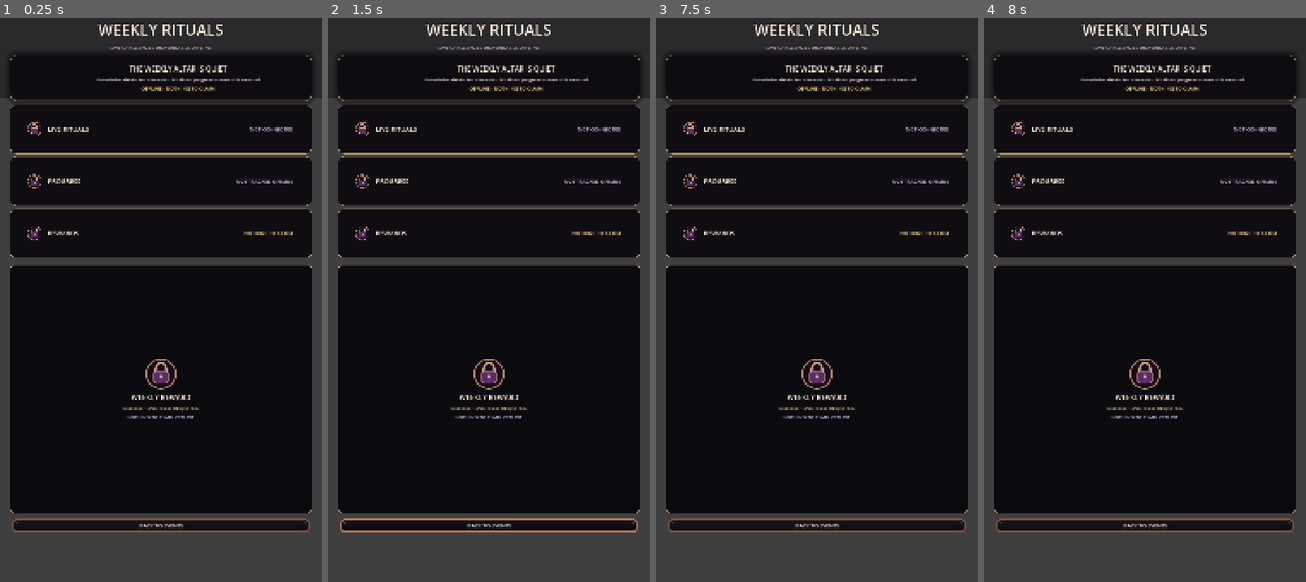
Above: before the commit, frames 1-4 (left to right).
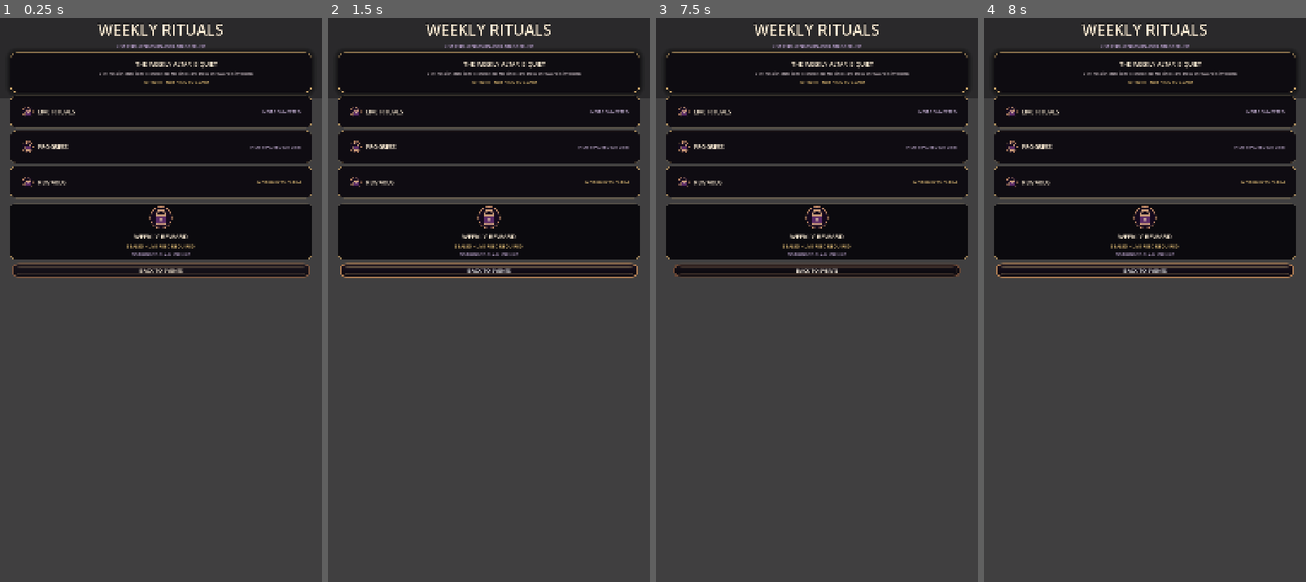
Above: after the commit, the same moments.

Repository: Jay-prodesign/akilta-match3
Game: Godot game, scene res://src/ui/missions/weekly_missions_screen.tscn
Two runs of this game, one before a commit and one after it. Both use one fixed random seed, a clock stepped at 60 frames per second and the inputs below. This scene is started directly instead of the project's main scene.
Inputs (mouse positions are in pixels of both pictures, inside the frame that each line leads up to):
- Up to frame 1 (0.25 s): no input
- Up to frame 2 (1.5 s): tap Enter at 0.5 s; move the mouse to (559, 266) at 0.52 s; click (559, 266) at 0.67 s; click "BACK TO EVENTS" at 1.25 s
- Up to frame 3 (7.5 s): drag from (752, 322) to (800, 412) at 2.02 s; move the mouse to (849, 170) at 2.77 s; click (849, 170) at 2.92 s; drag from (800, 412) to (720, 209) at 3.52 s; move the mouse to (913, 378) at 4.27 s; click (913, 378) at 4.42 s; drag from (720, 209) to (768, 153) at 5.02 s; move the mouse to (833, 294) at 5.77 s; click (833, 294) at 5.92 s; drag from (768, 153) to (752, 322) at 6.52 s; move the mouse to (887, 266) at 7.27 s; click (887, 266) at 7.42 s
- Up to frame 4 (8 s): no input

The runs differ from the first frame. In frame 1, 51% of the frame differs, in the area x 3-97%, y 4-92%; in frame 2, 51%; in frame 3, 51%; in frame 4, 51%.

Commit message:
Compact Weekly Rituals toward North Star mission density

Diff:
--- a/src/ui/missions/weekly_missions_screen.tscn
+++ b/src/ui/missions/weekly_missions_screen.tscn
@@ -122,10 +122,10 @@
 offset_left = 34.0
 offset_top = 34.0
 offset_right = -34.0
-offset_bottom = -160.0
+offset_bottom = -146.0
 grow_horizontal = 2
 grow_vertical = 2
-theme_override_constants/separation = 12
+theme_override_constants/separation = 9
 
 [node name="MetaEyebrow" type="Label" parent="MissionLayout"]
 visible = false
@@ -151,12 +151,12 @@
 theme_override_colors/font_color = Color(0.82, 0.72, 0.90, 1)
 theme_override_colors/font_outline_color = Color(0.02, 0.014, 0.028, 0.92)
 theme_override_constants/outline_size = 3
-theme_override_font_sizes/font_size = 17
+theme_override_font_sizes/font_size = 15
 text = "LIVE CHALLENGES UNAVAILABLE OFFLINE"
 horizontal_alignment = 1
 
 [node name="MissionEmptyState" type="PanelContainer" parent="MissionLayout"]
-custom_minimum_size = Vector2(0, 156)
+custom_minimum_size = Vector2(0, 132)
 layout_mode = 2
 mouse_filter = 2
 theme_override_styles/panel = SubResource("Altar")
@@ -167,7 +167,7 @@
 alignment = 1
 
 [node name="MissionRewardArt" type="TextureRect" parent="MissionLayout/MissionEmptyState/EmptyContent"]
-custom_minimum_size = Vector2(96, 96)
+custom_minimum_size = Vector2(84, 84)
 layout_mode = 2
 size_flags_vertical = 4
 expand_mode = 1
@@ -185,7 +185,7 @@
 theme_override_colors/font_color = Color(1, 0.941, 0.847, 1)
 theme_override_colors/font_outline_color = Color(0.02, 0.014, 0.028, 0.96)
 theme_override_constants/outline_size = 4
-theme_override_font_sizes/font_size = 24
+theme_override_font_sizes/font_size = 20
 text = "THE WEEKLY ALTAR IS QUIET"
 horizontal_alignment = 1
 autowrap_mode = 2
@@ -195,7 +195,7 @@
 theme_override_colors/font_color = Color(0.95, 0.89, 0.92, 1)
 theme_override_colors/font_outline_color = Color(0.02, 0.014, 0.028, 0.94)
 theme_override_constants/outline_size = 2
-theme_override_font_sizes/font_size = 15
+theme_override_font_sizes/font_size = 14
 text = "Live mission data is not connected. No timer, progress or reward is invented."
 horizontal_alignment = 1
 autowrap_mode = 2
@@ -216,7 +216,7 @@
 theme_override_colors/font_color = Color(0.95, 0.80, 0.50, 1)
 theme_override_colors/font_outline_color = Color(0.02, 0.014, 0.028, 0.94)
 theme_override_constants/outline_size = 2
-theme_override_font_sizes/font_size = 17
+theme_override_font_sizes/font_size = 15
 text = "OFFLINE · NOTHING TO CLAIM"
 horizontal_alignment = 1
 autowrap_mode = 2
@@ -227,7 +227,7 @@
 theme_override_constants/separation = 10
 
 [node name="FeedStatus" type="PanelContainer" parent="MissionLayout/MissionStatusStack"]
-custom_minimum_size = Vector2(0, 164)
+custom_minimum_size = Vector2(0, 108)
 layout_mode = 2
 mouse_filter = 2
 size_flags_vertical = 0
@@ -235,15 +235,15 @@
 
 [node name="Content" type="HBoxContainer" parent="MissionLayout/MissionStatusStack/FeedStatus"]
 layout_mode = 2
-theme_override_constants/separation = 18
+theme_override_constants/separation = 12
 
 [node name="LeftInset" type="Control" parent="MissionLayout/MissionStatusStack/FeedStatus/Content"]
-custom_minimum_size = Vector2(26, 1)
+custom_minimum_size = Vector2(14, 1)
 layout_mode = 2
 mouse_filter = 2
 
 [node name="SealIcon" type="TextureRect" parent="MissionLayout/MissionStatusStack/FeedStatus/Content"]
-custom_minimum_size = Vector2(52, 52)
+custom_minimum_size = Vector2(42, 42)
 layout_mode = 2
 mouse_filter = 2
 expand_mode = 1
@@ -254,7 +254,7 @@
 layout_mode = 2
 size_flags_horizontal = 3
 theme_override_colors/font_color = Color(1, 0.941, 0.847, 1)
-theme_override_font_sizes/font_size = 22
+theme_override_font_sizes/font_size = 20
 text = "LIVE RITUALS"
 vertical_alignment = 1
 
@@ -262,18 +262,18 @@
 custom_minimum_size = Vector2(220, 0)
 layout_mode = 2
 theme_override_colors/font_color = Color(0.86, 0.77, 0.93, 1)
-theme_override_font_sizes/font_size = 17
+theme_override_font_sizes/font_size = 15
 text = "NOT CONNECTED"
 horizontal_alignment = 2
 vertical_alignment = 1
 
 [node name="RightInset" type="Control" parent="MissionLayout/MissionStatusStack/FeedStatus/Content"]
-custom_minimum_size = Vector2(34, 1)
+custom_minimum_size = Vector2(14, 1)
 layout_mode = 2
 mouse_filter = 2
 
 [node name="ProgressStatus" type="PanelContainer" parent="MissionLayout/MissionStatusStack"]
-custom_minimum_size = Vector2(0, 164)
+custom_minimum_size = Vector2(0, 108)
 layout_mode = 2
 mouse_filter = 2
 size_flags_vertical = 0
@@ -281,15 +281,15 @@
 
 [node name="Content" type="HBoxContainer" parent="MissionLayout/MissionStatusStack/ProgressStatus"]
 layout_mode = 2
-theme_override_constants/separation = 18
+theme_override_constants/separation = 12
 
 [node name="LeftInset" type="Control" parent="MissionLayout/MissionStatusStack/ProgressStatus/Content"]
-custom_minimum_size = Vector2(26, 1)
+custom_minimum_size = Vector2(14, 1)
 layout_mode = 2
 mouse_filter = 2
 
 [node name="SealIcon" type="TextureRect" parent="MissionLayout/MissionStatusStack/ProgressStatus/Content"]
-custom_minimum_size = Vector2(52, 52)
+custom_minimum_size = Vector2(42, 42)
 layout_mode = 2
 mouse_filter = 2
 expand_mode = 1
@@ -300,7 +300,7 @@
 layout_mode = 2
 size_flags_horizontal = 3
 theme_override_colors/font_color = Color(1, 0.941, 0.847, 1)
-theme_override_font_sizes/font_size = 22
+theme_override_font_sizes/font_size = 20
 text = "PROGRESS"
 vertical_alignment = 1
 
@@ -308,18 +308,18 @@
 custom_minimum_size = Vector2(250, 0)
 layout_mode = 2
 theme_override_colors/font_color = Color(0.86, 0.77, 0.93, 1)
-theme_override_font_sizes/font_size = 17
+theme_override_font_sizes/font_size = 15
 text = "NOT TRACKED OFFLINE"
 horizontal_alignment = 2
 vertical_alignment = 1
 
 [node name="RightInset" type="Control" parent="MissionLayout/MissionStatusStack/ProgressStatus/Content"]
-custom_minimum_size = Vector2(34, 1)
+custom_minimum_size = Vector2(14, 1)
 layout_mode = 2
 mouse_filter = 2
 
 [node name="RewardStatus" type="PanelContainer" parent="MissionLayout/MissionStatusStack"]
-custom_minimum_size = Vector2(0, 164)
+custom_minimum_size = Vector2(0, 108)
 layout_mode = 2
 mouse_filter = 2
 size_flags_vertical = 0
@@ -327,15 +327,15 @@
 
 [node name="Content" type="HBoxContainer" parent="MissionLayout/MissionStatusStack/RewardStatus"]
 layout_mode = 2
-theme_override_constants/separation = 18
+theme_override_constants/separation = 12
 
 [node name="LeftInset" type="Control" parent="MissionLayout/MissionStatusStack/RewardStatus/Content"]
-custom_minimum_size = Vector2(26, 1)
+custom_minimum_size = Vector2(14, 1)
 layout_mode = 2
 mouse_filter = 2
 
 [node name="SealIcon" type="TextureRect" parent="MissionLayout/MissionStatusStack/RewardStatus/Content"]
-custom_minimum_size = Vector2(52, 52)
+custom_minimum_size = Vector2(42, 42)
 layout_mode = 2
 mouse_filter = 2
 expand_mode = 1
@@ -346,7 +346,7 @@
 layout_mode = 2
 size_flags_horizontal = 3
 theme_override_colors/font_color = Color(1, 0.941, 0.847, 1)
-theme_override_font_sizes/font_size = 22
+theme_override_font_sizes/font_size = 20
 text = "REWARDS"
 vertical_alignment = 1
 
@@ -354,13 +354,13 @@
 custom_minimum_size = Vector2(250, 0)
 layout_mode = 2
 theme_override_colors/font_color = Color(0.95, 0.80, 0.50, 1)
-theme_override_font_sizes/font_size = 17
+theme_override_font_sizes/font_size = 15
 text = "NOTHING TO CLAIM"
 horizontal_alignment = 2
 vertical_alignment = 1
 
 [node name="RightInset" type="Control" parent="MissionLayout/MissionStatusStack/RewardStatus/Content"]
-custom_minimum_size = Vector2(34, 1)
+custom_minimum_size = Vector2(14, 1)
 layout_mode = 2
 mouse_filter = 2
 
@@ -371,10 +371,10 @@
 mouse_filter = 2
 
 [node name="MissionOpeningRecord" type="PanelContainer" parent="MissionLayout"]
-custom_minimum_size = Vector2(0, 220)
-layout_mode = 2
-mouse_filter = 2
-size_flags_vertical = 3
+custom_minimum_size = Vector2(0, 182)
+layout_mode = 2
+mouse_filter = 2
+size_flags_vertical = 0
 theme_override_styles/panel = SubResource("WeeklyRecord")
 
 [node name="Content" type="VBoxContainer" parent="MissionLayout/MissionOpeningRecord"]
@@ -383,7 +383,7 @@
 theme_override_constants/separation = 6
 
 [node name="RewardSeal" type="TextureRect" parent="MissionLayout/MissionOpeningRecord/Content"]
-custom_minimum_size = Vector2(112, 112)
+custom_minimum_size = Vector2(82, 82)
 layout_mode = 2
 size_flags_horizontal = 4
 mouse_filter = 2
@@ -396,7 +396,7 @@
 theme_override_colors/font_color = Color(1, 0.941, 0.847, 1)
 theme_override_colors/font_outline_color = Color(0.02, 0.014, 0.028, 0.94)
 theme_override_constants/outline_size = 2
-theme_override_font_sizes/font_size = 24
+theme_override_font_sizes/font_size = 22
 text = "WEEKLY REWARD"
 horizontal_alignment = 1
 
@@ -405,14 +405,14 @@
 theme_override_colors/font_color = Color(0.95, 0.80, 0.50, 1)
 theme_override_colors/font_outline_color = Color(0.02, 0.014, 0.028, 0.92)
 theme_override_constants/outline_size = 2
-theme_override_font_sizes/font_size = 18
+theme_override_font_sizes/font_size = 16
 text = "SEALED · LIVE FEED REQUIRED"
 horizontal_alignment = 1
 
 [node name="Truth" type="Label" parent="MissionLayout/MissionOpeningRecord/Content"]
 layout_mode = 2
 theme_override_colors/font_color = Color(0.82, 0.72, 0.90, 1)
-theme_override_font_sizes/font_size = 16
+theme_override_font_sizes/font_size = 14
 text = "NOTHING TO CLAIM OFFLINE"
 horizontal_alignment = 1
 
@@ -431,7 +431,7 @@
 custom_minimum_size = Vector2(0, 88)
 layout_mode = 2
 theme_override_colors/font_color = Color(0.96, 0.9, 0.84, 1)
-theme_override_font_sizes/font_size = 22
+theme_override_font_sizes/font_size = 20
 theme_override_styles/normal = SubResource("Secondary")
 theme_override_styles/hover = SubResource("Primary")
 theme_override_styles/pressed = SubResource("Primary")
